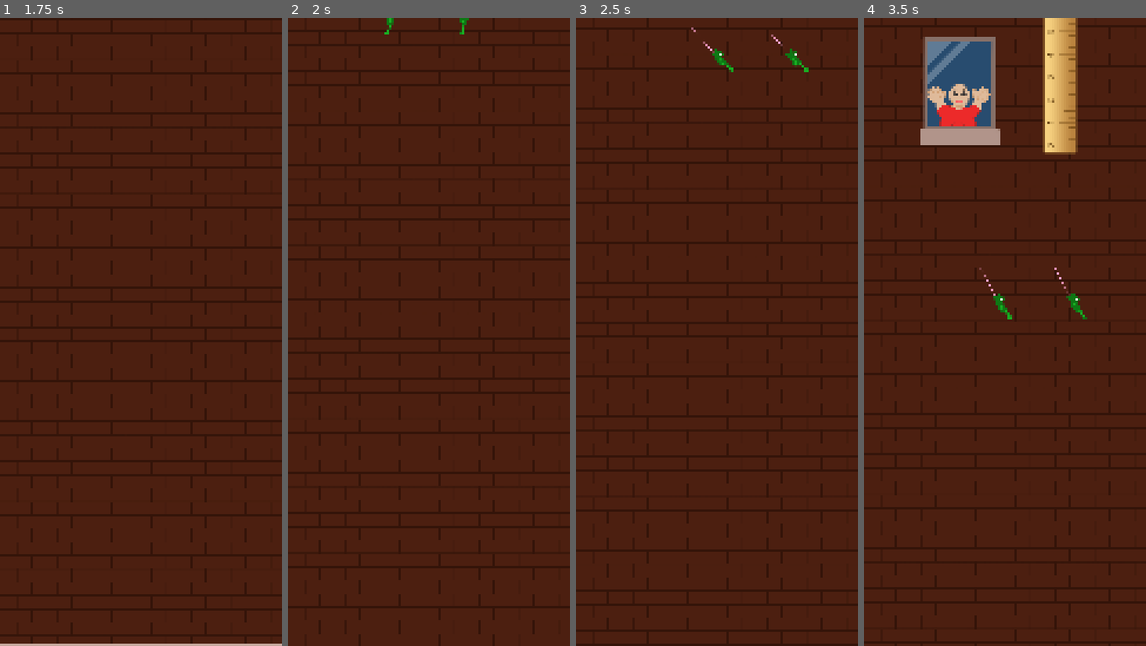
Above: before the commit, frames 1-4 (left to right).
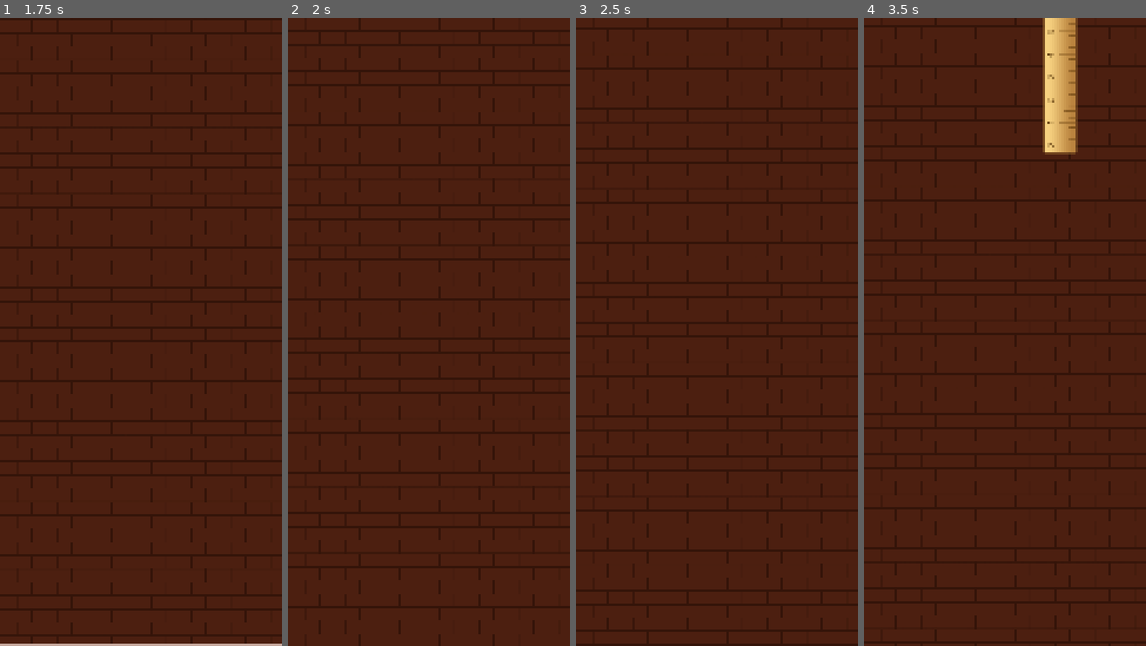
Above: after the commit, the same moments.

Repository: KaratePikachu/egg-drop
Game: Godot game, scene res://ui/main_menu/main_menu.tscn
Same seed, same stepped clock (60 frames per second), same inputs: the game is played once before the commit and once after it. The project has no main scene, so this scene is started directly. The engine's default icon, where the game draws it, is replaced by a stand-in: a white triangle on a blue panel in a dark square.
Inputs (mouse positions are in pixels of both pictures, inside the frame that each line leads up to):
- Up to frame 1 (1.75 s): click "Start" at 0.5 s; tap Enter at 1.25 s; move the mouse to (203, 300) at 1.27 s; hold S (right_bomb) from 1.28 s (still down); tap T (bottom_bomb) at 1.35 s
- Up to frame 2 (2 s): keep holding S (right_bomb)
- Up to frame 3 (2.5 s): move the mouse to (660, 363) at 2.02 s; release S (right_bomb) at 2.03 s; hold W (left_bomb) from 2.03 s (still down); click (660, 363) at 2.1 s
- Up to frame 4 (3.5 s): move the mouse to (1033, 193) at 2.77 s; release W (left_bomb) at 2.78 s; hold S (right_bomb) from 2.78 s (still down); hold Mouse wheel down (scroll_down) from 2.78 s (still down)

Frame 1 is identical in both runs. In frame 2, less than 0.1% of the frame differs, in the area x 34-65%, y 0-3%; in frame 3, 0.2%; in frame 4, 4.8%, in the area x 20-80%, y 3-48%.

Commit message:
Clear level 1

Diff:
--- a/level/levels/level_1.tscn
+++ b/level/levels/level_1.tscn
@@ -5,8 +5,6 @@
 [ext_resource type="Resource" uid="uid://b36e0deyggd1c" path="res://modifications/basic_umbrella.tres" id="3_wg4fv"]
 [ext_resource type="Resource" uid="uid://c42aj75jikx0v" path="res://modifications/left_fan.tres" id="4_blww0"]
 [ext_resource type="Resource" uid="uid://cl2eps1bbxd0l" path="res://modifications/right_fan.tres" id="5_lemno"]
-[ext_resource type="PackedScene" uid="uid://ujggyugtbxy5" path="res://obstacles/fat_guy/fat_guy.tscn" id="7_blww0"]
-[ext_resource type="PackedScene" uid="uid://b5fknl24w6u7h" path="res://obstacles/frog/frog.tscn" id="8_adifw"]
 [ext_resource type="Texture2D" uid="uid://cvbm652v6jwfp" path="res://test/ruler-icon-28.png" id="8_lemno"]
 
 [node name="Level1" unique_id=1976594912 instance=ExtResource("1_roo1r")]
@@ -21,17 +19,8 @@
 [node name="WinFloor" parent="." index="3" unique_id=1248466689]
 position = Vector2(0, 10000)
 
-[node name="FatGuy" parent="." index="6" unique_id=2111557991 instance=ExtResource("7_blww0")]
-position = Vector2(96, 1848)
-
-[node name="Sprite2D" parent="." index="10" unique_id=967029778]
+[node name="Sprite2D" parent="." index="9" unique_id=967029778]
 z_index = 0
 position = Vector2(1116, 1264)
 scale = Vector2(5.015625, 5.015625)
 texture = ExtResource("8_lemno")
-
-[node name="Frog" parent="." index="11" unique_id=1310900993 instance=ExtResource("8_adifw")]
-position = Vector2(304, 3544)
-
-[node name="Frog2" parent="." index="12" unique_id=1254605586 instance=ExtResource("8_adifw")]
-position = Vector2(1016, 3544)
